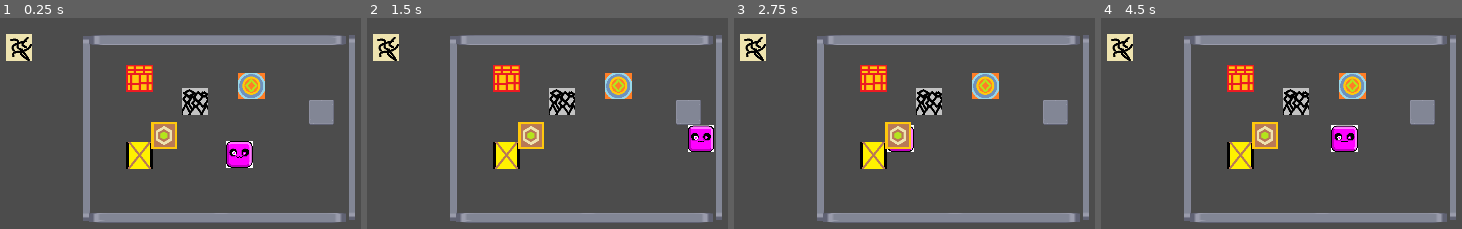
Above: before the commit, frames 1-4 (left to right).
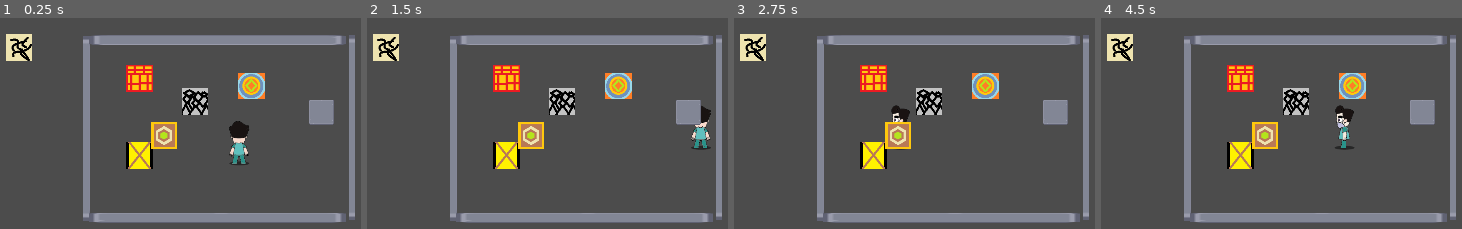
Above: after the commit, the same moments.

Repository: GaEsRaRe/UPCGameJam2018
Game: Godot game, scene res://Scenes/test.tscn
The game is run twice, just before and just after one commit, with the same random seed, the same clock (stepped at 60 frames per second) and the same inputs.
Inputs:
- Up to frame 1 (0.25 s): no input
- Up to frame 2 (1.5 s): tap Enter at 0.5 s; hold Right (ui_right) from 0.53 s (still down); tap Up (ui_up) at 0.6, 0.77, 1.07, 1.35 s; tap Space at 1.25 s
- Up to frame 3 (2.75 s): tap Up (ui_up) at 1.52, 1.82, 2.1 s; tap Enter at 2 s; release Right (ui_right) at 2.03 s; hold Left (ui_left) from 2.03 s (still down)
- Up to frame 4 (4.5 s): tap Space at 2.75, 4.25 s; release Left (ui_left) at 2.78 s; hold Right (ui_right) 2.78-4.28 s; tap Up (ui_up) at 2.85, 3.02, 3.32, 3.6, 3.77, 4.07, 4.35 s; tap Enter at 3.5 s; hold Left (ui_left) from 4.28 s (still down)

The runs differ from the first frame. In frame 1, 1.4% of the frame differs, in the area x 62-71%, y 48-72%; in frame 2, 1.1%; in frame 3, 0.5%; in frame 4, 1.3%.

Commit message:
Modifications
Modifications

Diff:
--- a/Assets/Breakable.tscn
+++ b/Assets/Breakable.tscn
@@ -18,7 +18,7 @@
 custom_solver_bias = 0.0
 extents = Vector2( 10, 95 )
 
-[node name="Breakable" type="StaticBody2D"]
+[node name="Breakable" type="StaticBody2D" index="0"]
 
 input_pickable = false
 collision_layer = 1
@@ -74,7 +74,7 @@
 
 texture = ExtResource( 2 )
 centered = false
-_sections_unfolded = [ "Offset" ]
+_sections_unfolded = [ "Offset", "Transform" ]
 
 [connection signal="body_entered" from="Area2D" to="." method="_on_Area2D_body_entered"]
 
--- a/Assets/Player.tscn
+++ b/Assets/Player.tscn
@@ -1,12 +1,40 @@
-[gd_scene load_steps=4 format=2]
+[gd_scene load_steps=9 format=2]
 
 [ext_resource path="res://Scripts/player.gd" type="Script" id=1]
 [ext_resource path="res://temp.png" type="Texture" id=2]
+[ext_resource path="res://Sprites/Stand/player_left.png" type="Texture" id=3]
+[ext_resource path="res://Sprites/Stand/player_front.png" type="Texture" id=4]
+[ext_resource path="res://Sprites/Stand/player_right.png" type="Texture" id=5]
+[ext_resource path="res://Sprites/Stand/player_down.png" type="Texture" id=6]
 
 [sub_resource type="RectangleShape2D" id=1]
 
 custom_solver_bias = 0.0
 extents = Vector2( 33.1823, 31.64 )
+
+[sub_resource type="SpriteFrames" id=2]
+
+animations = [ {
+"frames": [ ExtResource( 3 ) ],
+"loop": true,
+"name": "LEFT",
+"speed": 5.0
+}, {
+"frames": [ ExtResource( 4 ) ],
+"loop": true,
+"name": "UP",
+"speed": 5.0
+}, {
+"frames": [ ExtResource( 5 ) ],
+"loop": true,
+"name": "RIGHT",
+"speed": 5.0
+}, {
+"frames": [ ExtResource( 6 ) ],
+"loop": true,
+"name": "DOWN",
+"speed": 5.0
+} ]
 
 [node name="Player" type="KinematicBody2D"]
 
@@ -25,6 +53,7 @@
 
 [node name="Sprite" type="Sprite" parent="CollisionShape2D" index="0"]
 
+visible = false
 scale = Vector2( 0.175993, 0.175993 )
 texture = ExtResource( 2 )
 _sections_unfolded = [ "Offset", "Transform" ]
@@ -32,8 +61,16 @@
 [node name="Timer" type="Timer" parent="." index="1"]
 
 process_mode = 1
-wait_time = 1.0
+wait_time = 0.5
 one_shot = false
 autostart = false
 
+[node name="AnimatedSprite" type="AnimatedSprite" parent="." index="2"]
+
+frames = SubResource( 2 )
+animation = "UP"
+centered = false
+offset = Vector2( 0, -64 )
+_sections_unfolded = [ "Transform" ]
+
 [connection signal="timeout" from="Timer" to="." method="_on_Timer_timeout"]
--- a/Scenes/1-2.tscn
+++ b/Scenes/1-2.tscn
@@ -8,7 +8,7 @@
 [ext_resource path="res://Assets/Player.tscn" type="PackedScene" id=6]
 [ext_resource path="res://Assets/Teleport.tscn" type="PackedScene" id=7]
 
-[node name="0-0" type="Node2D" index="0"]
+[node name="0-0" type="Node2D"]
 
 [node name="Reset-ear" parent="." index="0" instance=ExtResource( 1 )]
 
--- a/Scenes/1.6.tscn
+++ b/Scenes/1.6.tscn
@@ -76,8 +76,7 @@
 
 [node name="Breakable" parent="." index="5" instance=ExtResource( 5 )]
 
-position = Vector2( 0.704719, -128 )
-rotation = 1.5708
+position = Vector2( -64, -128 )
 
 [node name="Breakable2" parent="." index="6" instance=ExtResource( 5 )]
 
@@ -94,6 +93,7 @@
 [node name="Breakable5" parent="." index="9" instance=ExtResource( 5 )]
 
 position = Vector2( -896, -256 )
+_sections_unfolded = [ "Transform", "Z Index" ]
 
 [node name="Breakable6" parent="." index="10" instance=ExtResource( 5 )]
 
--- a/Scripts/Breakable.gd
+++ b/Scripts/Breakable.gd
@@ -1,32 +1,28 @@
 extends StaticBody2D
 
-# class member variables go here, for example:
-# var a = 2
-# var b = "textvar"
 enum Movement{NONE,UP,RIGHT,DOWN,LEFT}
 onready var colly = get_node("Body")
 
 func _ready():
-	# Called when the node is added to the scene for the first time.
-	# Initialization here
+
 	pass
-
 
 
 func _on_Area2D_body_entered(body):
 	if body.is_in_group("Player"):
-		if body.is_dashing == true:
+		if body.is_dashing:
 			if body.direction == Movement.LEFT or body.direction == Movement.RIGHT:
-				print("Hey!")
+				colly.disabled = true
+				body.is_dashing = false
 				queue_free()
 	pass # replace with function body
 
 
 func _on_Vertical_body_entered(body):
 	if body.is_in_group("Player"):
-		colly.dissable = body.is_dashing
 		if body.is_dashing:
-			colly.disable = true
 			if body.direction == Movement.UP or body.direction == Movement.DOWN:
+				colly.disabled = true
+				body.is_dashing = false
 				queue_free()
 	pass # replace with function body
--- a/Scripts/player.gd
+++ b/Scripts/player.gd
@@ -4,11 +4,11 @@
 var speed = 0
 onready var timer = get_node("Timer")
 var is_dashing = false
+onready var character_sprite = get_node("AnimatedSprite")
 
 var direction = Movement.NONE
 func _ready():
-	# Called when the node is added to the scene for the first time.
-	# Initialization here
+	character_sprite.play("UP")
 	set_physics_process(true)
 	pass
 
@@ -17,7 +17,6 @@
 		_selector()
 	else:
 		if is_dashing:
-
 			_movement(delta)
 		else:
 			_dash_selector(delta)
@@ -34,21 +33,25 @@
 				speed *= 2
 				is_dashing = true
 				print("DASH!!")
+
 		Movement.DOWN:
 			if Input.is_action_just_pressed("ui_down"):
 				speed *= 2
 				is_dashing = true
 				print("DASH!!")
+
 		Movement.LEFT:
 			if Input.is_action_just_pressed("ui_left"):
 				speed *= 2
 				is_dashing = true
 				print("DASH!!")
+
 		Movement.RIGHT:
 			if Input.is_action_just_pressed("ui_right"):
 				speed *= 2
 				is_dashing = true
 				print("DASH!!")
+
 	pass
 func _movement(delta):
 	match direction:
@@ -66,6 +69,7 @@
 				_kill_movement()
 		Movement.LEFT:
 			move_and_slide(globals.LEFT * speed, Vector2(0,-1))
+
 			if is_on_wall():
 				_kill_movement()
 
@@ -75,25 +79,28 @@
 	if Input.is_action_just_pressed("ui_up"):
 		direction = Movement.UP
 		speed = globals.player_speed
+		character_sprite.play("UP")
 	elif Input.is_action_just_pressed("ui_right"):
 		direction = Movement.RIGHT
 		speed = globals.player_speed
+		character_sprite.play("RIGHT")
 	elif Input.is_action_just_pressed("ui_down"):
 		direction = Movement.DOWN
 		speed = globals.player_speed
+		character_sprite.play("DOWN")
 	elif Input.is_action_just_pressed("ui_left"):
 		direction = Movement.LEFT
 		speed = globals.player_speed
+		character_sprite.play("LEFT")
 	pass
 
 func _kill_movement():
 	direction = Movement.NONE
-	timer.start()
+	is_dashing = false
 	pass
 
 
 
 func _on_Timer_timeout():
 	is_dashing = false
-
 	pass # replace with function body
Binary file added: Sprites/Stand/player_down.png
Not shown, added: Sprites/Stand/player_down.png.import
Binary file added: Sprites/Stand/player_front.png
Not shown, added: Sprites/Stand/player_front.png.import
Binary file added: Sprites/Stand/player_left.png
Not shown, added: Sprites/Stand/player_left.png.import
Binary file added: Sprites/Stand/player_right.png
Not shown, added: Sprites/Stand/player_right.png.import
